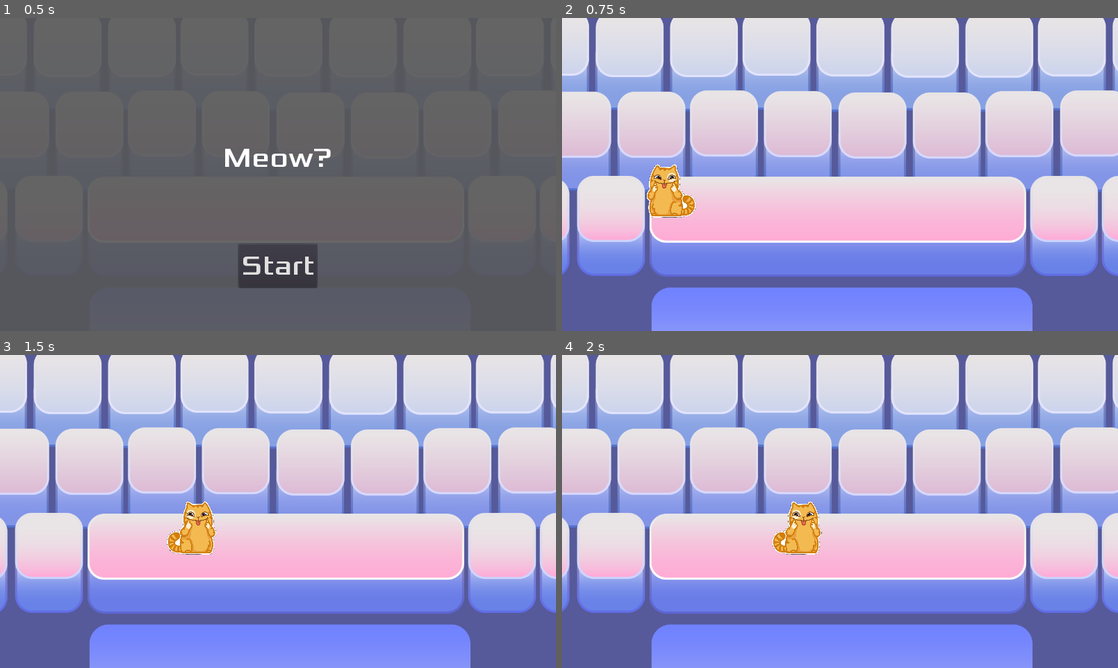
Above: before the commit, frames 1-4 (two rows, left to right).
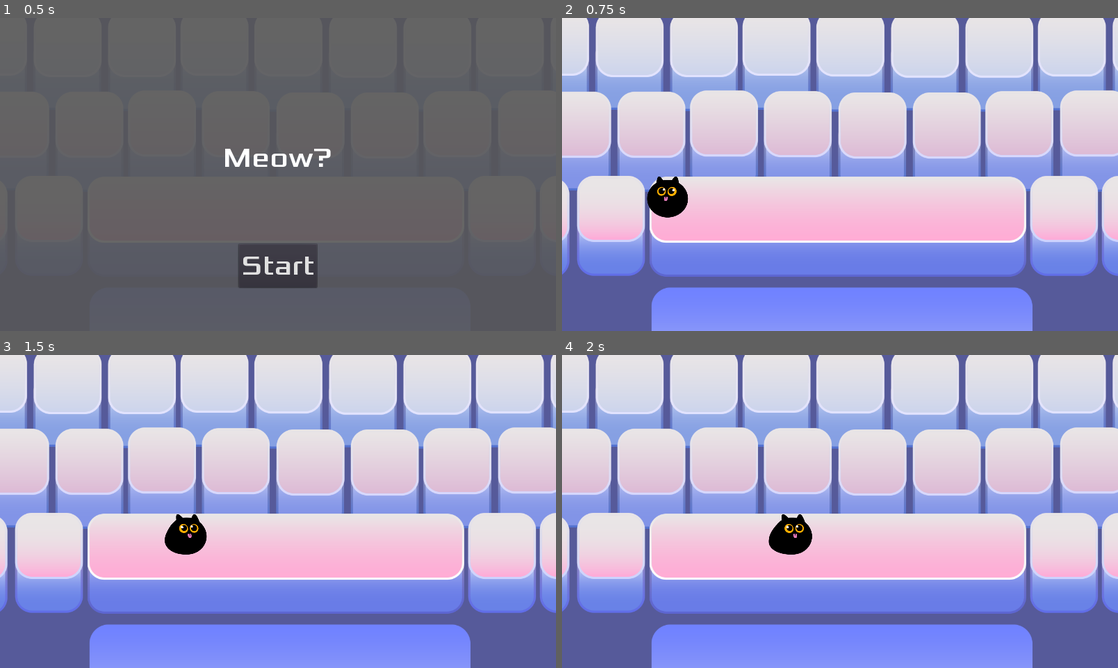
Above: after the commit, the same moments.

Repository: gameraccoon/ludum-dare-54-v2
Game: Godot game, scene res://Main.tscn
The game is run twice, just before and just after one commit, with the same random seed, the same clock (stepped at 60 frames per second) and the same inputs.
Inputs (mouse positions are in pixels of both pictures, inside the frame that each line leads up to):
- Up to frame 1 (0.5 s): no input
- Up to frame 2 (0.75 s): click "Start" at 0.5 s
- Up to frame 3 (1.5 s): tap Enter (start_game) at 1.25 s; move the mouse to (400, 495) at 1.27 s; hold Right (move_right) from 1.28 s (still down); hold Shift (Dash) from 1.28 s (still down); click (400, 495) at 1.42 s
- Up to frame 4 (2 s): keep holding Right (move_right); keep holding Shift (Dash)

Frame 1 is identical in both runs. In frame 2, 1.1% of the frame differs, in the area x 15-24%, y 46-64%; in frame 3, 1.2%; in frame 4, 1.2%, in the area x 37-47%, y 46-64%.

Commit message:
Added new character visuals

Diff:
--- a/Main.gd
+++ b/Main.gd
@@ -147,7 +147,7 @@
 		return
 
 	current_pattern_idx = -1
-	$YSort/Player.hide() # Player disappears after being hit.
+	$YSort/Player.is_dead = true
 	$HUD.show_game_over()
 	$Music.stop()
 	$MusicMainMenu.play()
@@ -164,6 +164,7 @@
 	$HUD.hide_message()
 	pattern_time = 0.0
 	current_pattern_idx = first_pattern_idx
+	$YSort/Player.is_dead = false
 	$Music.play()
 	$MusicMainMenu.stop()
 
--- a/Player.gd
+++ b/Player.gd
@@ -17,7 +17,9 @@
 
 # use first frame to precache things
 var first_frames_count = 0
-var frames_to_precache_particles = 2
+var frames_to_precache_particles = 5
+
+var is_dead = false
 
 func _ready():
 	hide()
@@ -75,13 +77,25 @@
 	if velocity.length() > 0:
 		velocity = velocity.normalized() * speed
 
+	if is_dead:
+		velocity = Vector2(0.0, 0.0)
+
 	position += velocity * delta
 	position.x = clamp(position.x, start_limit.x, end_limit.x)
 	position.y = clamp(position.y, start_limit.y, end_limit.y)
 
 	if velocity.x != 0:
 		$Visuals/Sprite.flip_h = velocity.x > 0
-
+		$Visuals/Sprite.position.x = 26 if velocity.x <= 0 else -20
+		if dash_time_left > 0.0:
+			$Visuals/Sprite.animation = "dash"
+		else:
+			$Visuals/Sprite.animation = "go"
+	else:
+		if is_dead:
+			$Visuals/Sprite.animation = "die"
+		else:
+			$Visuals/Sprite.animation = "stand"
 
 func start(pos):
 	position = pos
--- a/Player.tscn
+++ b/Player.tscn
@@ -1,7 +1,11 @@
-[gd_scene load_steps=9 format=2]
+[gd_scene load_steps=14 format=2]
 
 [ext_resource path="res://Player.gd" type="Script" id=1]
-[ext_resource path="res://sounds/cat_dash.wav" type="AudioStream" id=2]
+[ext_resource path="res://art/character_move1.png" type="Texture" id=2]
+[ext_resource path="res://art/character_move2.png" type="Texture" id=3]
+[ext_resource path="res://art/character_dead.png" type="Texture" id=4]
+[ext_resource path="res://art/character_dash.png" type="Texture" id=5]
+[ext_resource path="res://sounds/cat_dash.wav" type="AudioStream" id=13]
 [ext_resource path="res://art/character.png" type="Texture" id=6]
 
 [sub_resource type="Gradient" id=3]
@@ -22,9 +26,31 @@
 initial_velocity = 1.0
 orbit_velocity = 0.0
 orbit_velocity_random = 0.0
-scale = 0.3
 scale_curve = SubResource( 6 )
 color_ramp = SubResource( 4 )
+
+[sub_resource type="SpriteFrames" id=8]
+animations = [ {
+"frames": [ ExtResource( 5 ) ],
+"loop": true,
+"name": "dash",
+"speed": 5.0
+}, {
+"frames": [ ExtResource( 4 ) ],
+"loop": true,
+"name": "die",
+"speed": 5.0
+}, {
+"frames": [ ExtResource( 2 ), ExtResource( 3 ) ],
+"loop": true,
+"name": "go",
+"speed": 5.0
+}, {
+"frames": [ ExtResource( 6 ) ],
+"loop": true,
+"name": "stand",
+"speed": 5.0
+} ]
 
 [node name="Player" type="Node2D"]
 script = ExtResource( 1 )
@@ -34,19 +60,22 @@
 
 [node name="Visuals" type="Node2D" parent="."]
 
-[node name="Sprite" type="Sprite" parent="Visuals"]
-position = Vector2( 11, -52.2136 )
-scale = Vector2( 0.156, 0.156 )
-texture = ExtResource( 6 )
-
 [node name="DashTrail" type="Particles2D" parent="Visuals"]
-position = Vector2( 11, -53 )
+position = Vector2( 26, -40 )
 z_index = -1
 amount = 20
 lifetime = 0.1
 local_coords = false
 process_material = SubResource( 7 )
 texture = ExtResource( 6 )
+
+[node name="Sprite" type="AnimatedSprite" parent="Visuals"]
+position = Vector2( 26, -39 )
+scale = Vector2( 0.5, 0.5 )
+frames = SubResource( 8 )
+animation = "stand"
+speed_scale = 2.0
+playing = true
 
 [node name="Area2D" type="Area2D" parent="."]
 position = Vector2( 9, -51 )
Binary file changed: art/character.png
Binary file added: art/character_dash.png
Not shown, added: art/character_dash.png.import
Binary file added: art/character_dead.png
Not shown, added: art/character_dead.png.import
Binary file added: art/character_move1.png
Not shown, added: art/character_move1.png.import
Binary file added: art/character_move2.png
Not shown, added: art/character_move2.png.import
